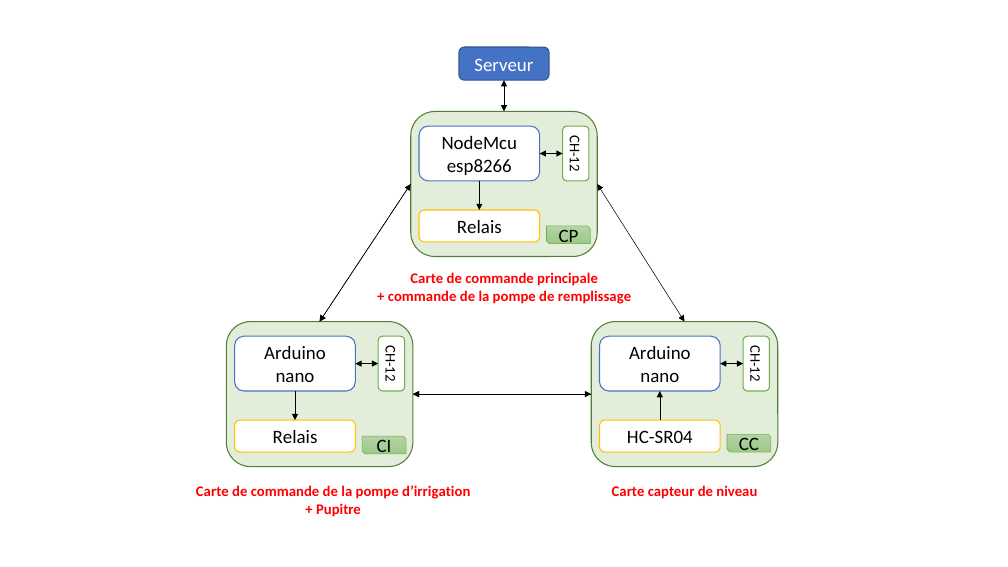
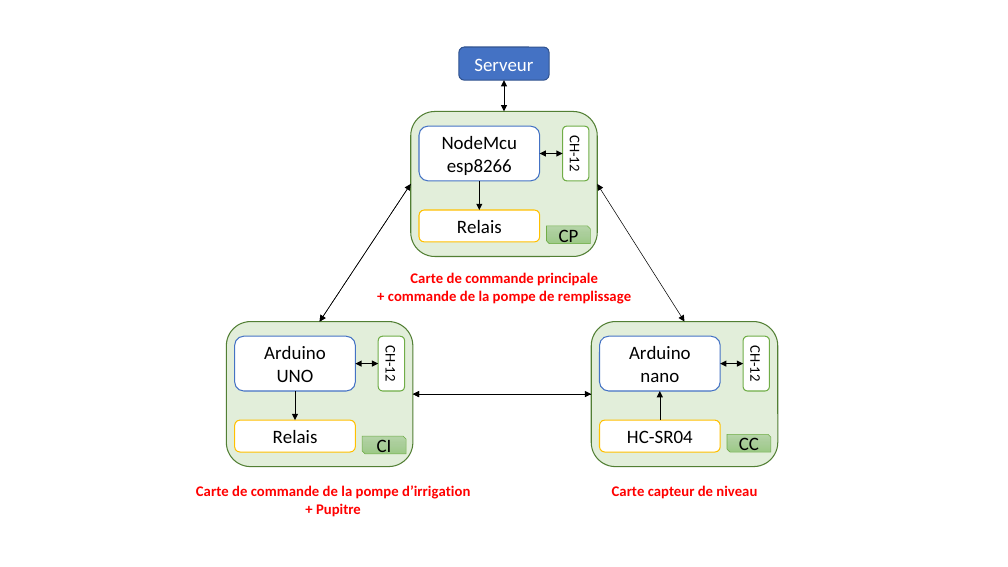
Before and after one commit to ahmadi-anouar/Smart-Automated-Irrigation-System, a slide deck: slide 1 of Architecture.pptx. Drawn at 1008x567 pixels with LibreOffice and Linux fonts; fonts in the diff are those of the drawing. Boxes give left, top, right and bottom in pixels: in the first picture for what was removed or moved away, otherwise in the second. Text is boxed around its words. In the diff, an @@ line names an element or a change of style, - is before the commit and + after.

Commit message:
Using an arduino Uno in the irrigation pump card

```diff
--- a/Architecture.pptx
+++ b/Architecture.pptx
@@ text in rounded rectangle at box(264, 346, 326, 382): text changed @@
-Arduino nano
+Arduino UNO
```
